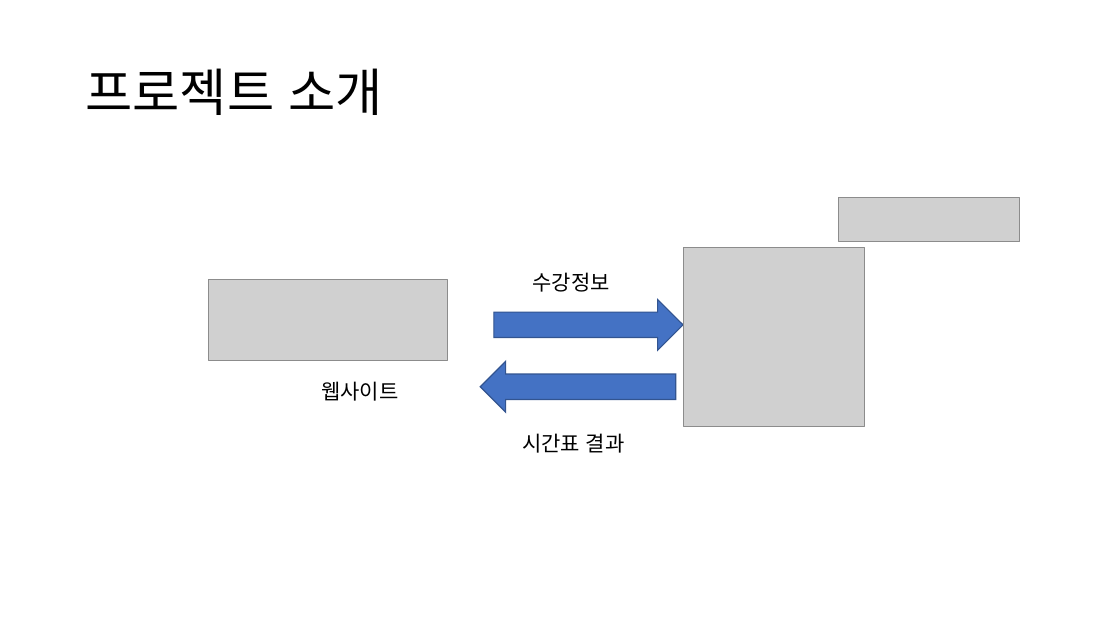
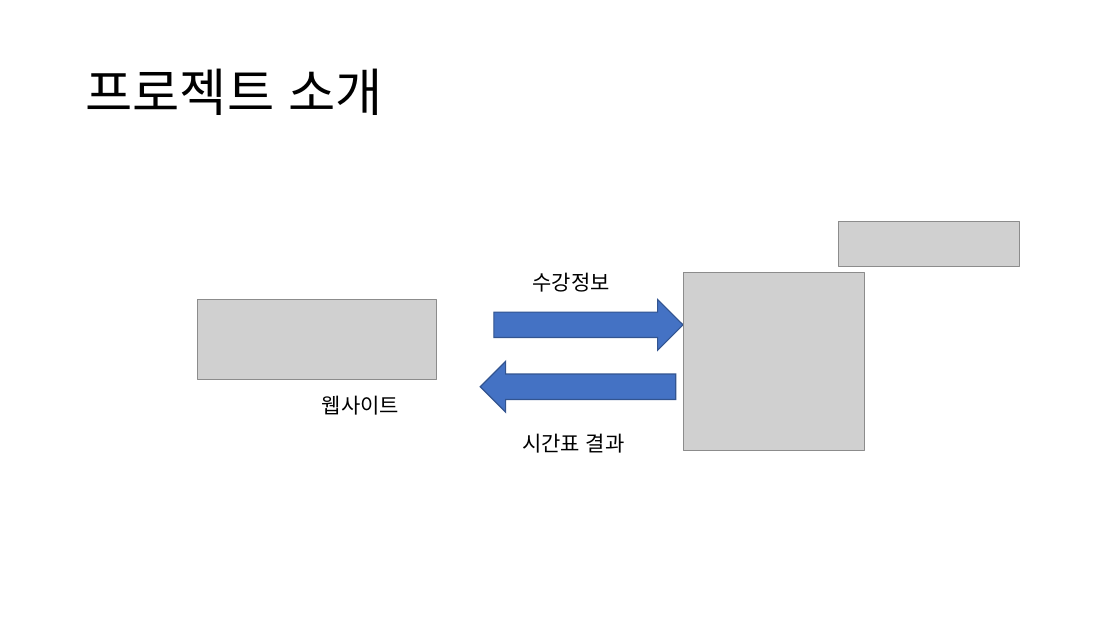
Before and after one commit to gichangee/chat-gpt-timetable, a slide deck: slide 9 of docs/중간발표자료.pptx (slide 13 before the commit). Drawn at 1120x630 pixels with LibreOffice and Linux fonts; fonts in the diff are those of the drawing; grey boxes stand for pictures. Boxes give left, top, right and bottom in pixels: in the first picture for what was removed or moved away, otherwise in the second. Text is boxed around its words. In the diff, an @@ line names an element or a change of style, - is before the commit and + after.

```diff
--- a/docs/중간발표자료.pptx
+++ b/docs/중간발표자료.pptx
@@ picture: place and size @@
-picture at [839,197,1020,242]
+picture at [839,222,1020,266]
@@ picture: place and size @@
-picture at [683,248,864,427]
+picture at [683,272,864,451]
@@ picture: place and size @@
-picture at [208,280,448,360]
+picture at [198,300,438,381]
@@ text "웹사이트": place and size @@
-text "웹사이트" at [321,381,398,401]
+text "웹사이트" at [322,395,399,415]
```
Also in this commit, not shown: 5 other slides changed, 3 slides added, 7 slides removed, 6 other files.
